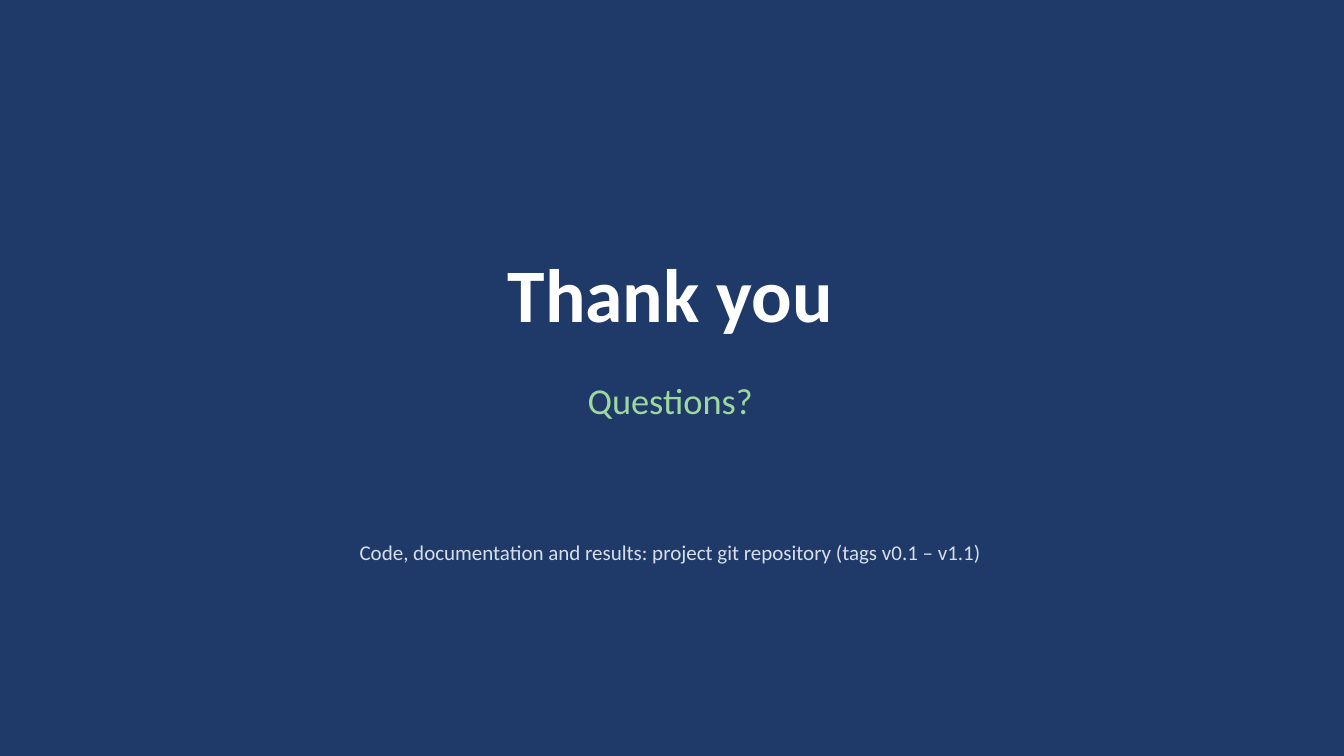
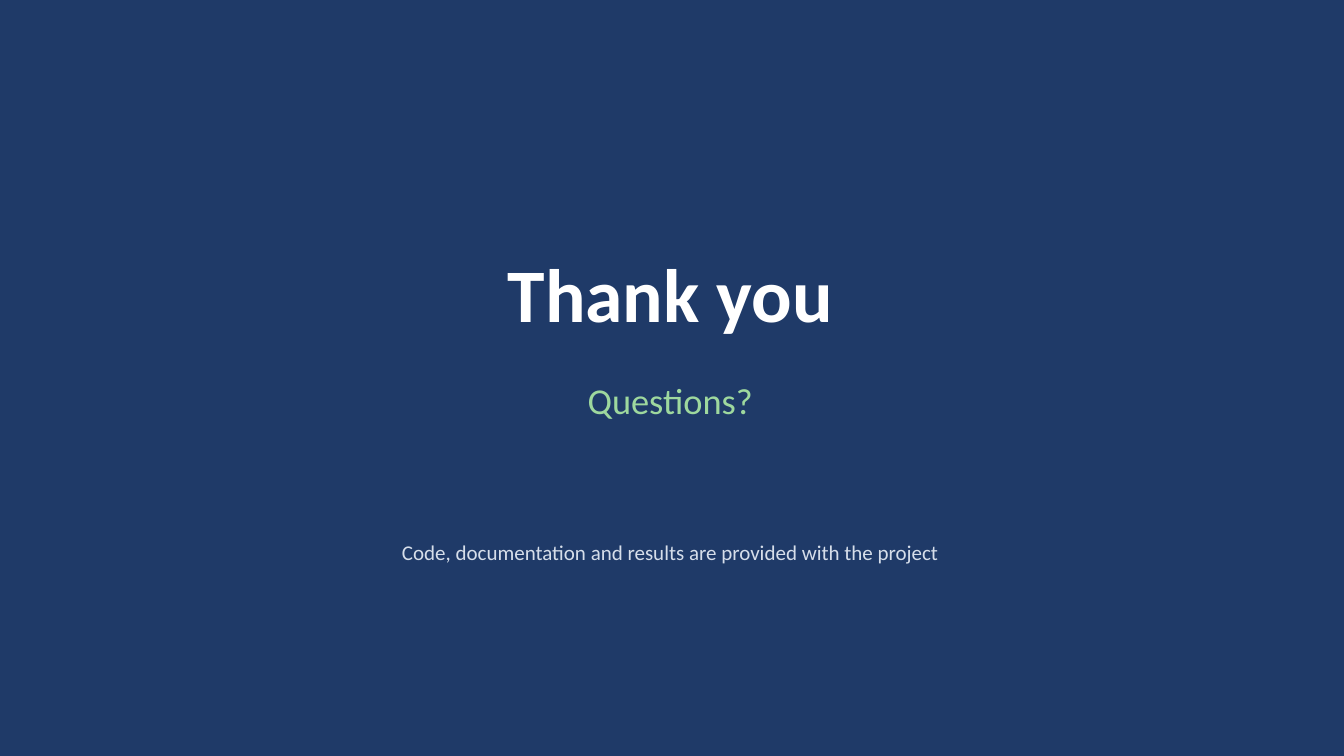
Before and after one commit to Mayank-8127/sdn_project, a slide deck: slide 19 of docs/report/FA-FRR_Presentation.pptx (slide 20 before the commit). Drawn at 1344x756 pixels with LibreOffice and Linux fonts; fonts in the diff are those of the drawing. Boxes give left, top, right and bottom in pixels: in the first picture for what was removed or moved away, otherwise in the second. Text is boxed around its words. In the diff, an @@ line names an element or a change of style, - is before the commit and + after.

Commit message:
docs: present the final project only; add the IEEE paper PDF
Remove the interim progress report and presentation, the version roadmap
and every reference to version tags. The report's implementation chapter
now describes the code organisation, the simulation count reads 850 to
match the result files, and the IEEE paper PDF is added under paper/.

```diff
--- a/docs/report/FA-FRR_Presentation.pptx
+++ b/docs/report/FA-FRR_Presentation.pptx
@@ text at <box>402,545,938,564</box>: text changed @@
-Code, documentation and results: project git repository (tags v0.1 – v1.1)
+Code, documentation and results are provided with the project
```
Also in this commit, not shown: 15 other slides changed, 1 slide removed, 17 other files.
